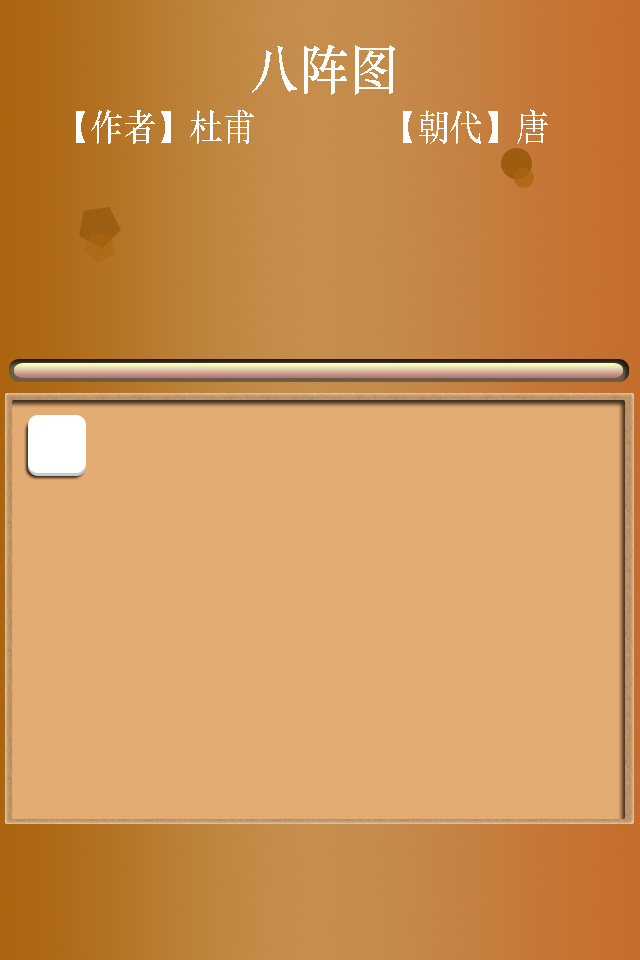
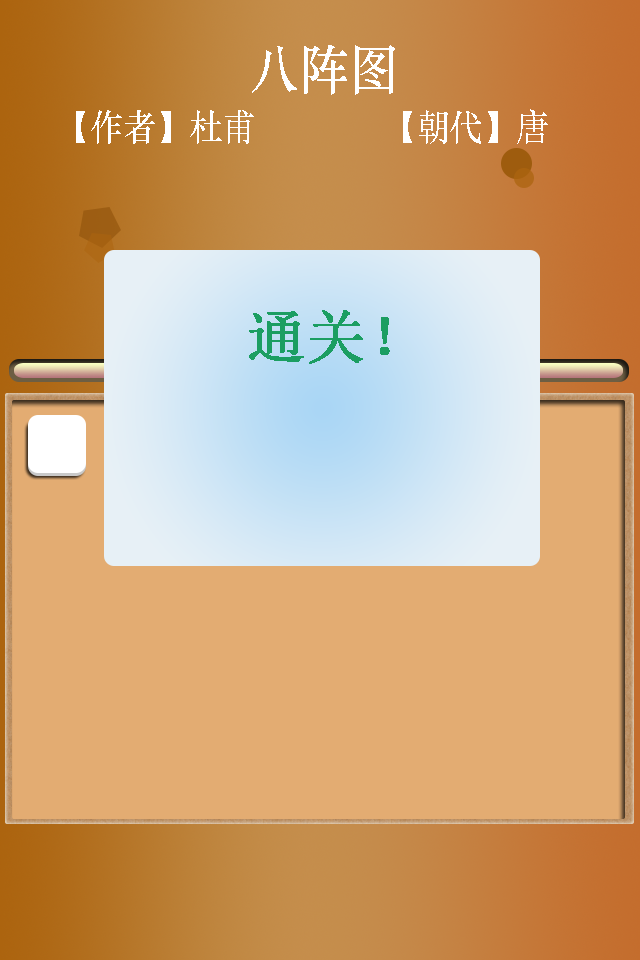
Layered file, before and after one edit (640 × 960). Changes by layer:
added group "关卡结束" with 2 layers above "对战区域" over [left=104, top=250, right=540, bottom=566]
added layer "通关！" in group "关卡结束" over [left=249, top=310, right=390, bottom=364]
added layer "圆角矩形 1" in group "关卡结束" over [left=104, top=250, right=540, bottom=566]
painted on "进度条" over [left=104, top=363, right=540, bottom=378]
